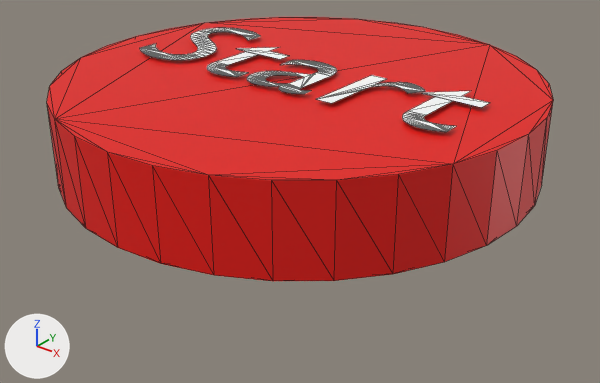
What one commit did to the glTF model src/models/button.gltf.
Rendered twice from a 50 mm lens placed at (2.04, -2.55, 1.24), pointed at (0.05, -0.07, -0.3). The axes (+X, +Y, +Z) are drawn at lower left. The lights are the same throughout. Mesh edges are drawn as thin lines. Where no turn or scale is listed for an object, it has been applied to the vertices.

In view in the first picture: 'Cylinder', 'Text'.
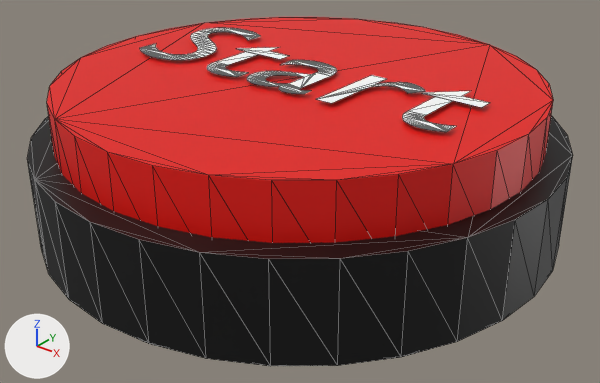
The newer file is also turned or shifted as a whole; pictures and numbers use the older file's frame.

Pixel boxes (x1, y1, x2, y2) of what changed, in the pictures (600 x 383 px):
'Base', added (black): after (27, 116, 573, 366)

Diff of the bpy script that builds the scene:
```diff
--- a/src/models/button.gltf.py
+++ b/src/models/button.gltf.py
@@ mat_black @@
+mat_black = principled_material('black')
+mat_black.base_color = (0.0, 0.0, 0.0)  # black #000000
@@ me_base @@
+me_base.from_pydata(...)  # a 32-sided cylinder along z spanning x -1.1..1.1, y -1.1..1.1, z -0.2..0.2
+me_base.materials.append(mat_black)  # black #000000
@@ ob_base @@
+ob_base = bpy.data.objects.new('Base', me_base)
+ob_base.location = (0.0, 0.0, -0.237)
```
